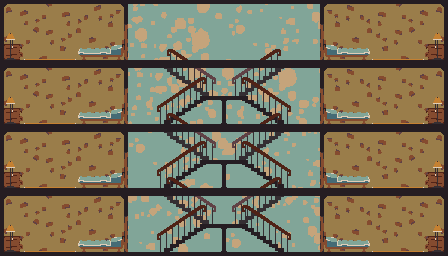
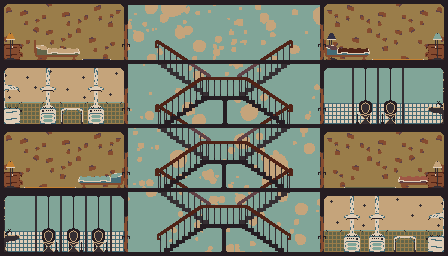
Layered file, before and after one edit (w=448, h=256). Changes by layer:
moved "Door" (2nd of 8, in "Room 4 Left") into group "Room 4 Left", painted on it over bbox(122, 24, 326, 124)
moved "Room" (2nd of 8, in "Room 4 Left") into group "Room 4 Left", painted on it over bbox(4, 4, 444, 124)
moved "Background" (2nd of 9, in "Room 4 Left") into group "Room 4 Left", painted on it over bbox(4, 4, 444, 124)
moved "Door" (4th of 8, in "Room 2 Left") into group "Room 2 Left", painted on it over bbox(122, 152, 326, 252)
moved "Room" (4th of 8, in "Room 2 Left") into group "Room 2 Left", painted on it over bbox(4, 128, 444, 252)
moved "Background" (4th of 9, in "Room 2 Left") into group "Room 2 Left", painted on it over bbox(4, 128, 444, 252)
moved "Door" (5th of 8, in "Toilet 3") into group "Toilet 3", painted on it over bbox(122, 24, 326, 124)
moved "Room" (5th of 8, in "Toilet 3") into group "Toilet 3", painted on it over bbox(4, 4, 444, 124)
moved "Layer 1" (1st of 2, in "Toilet 3") into group "Toilet 3", painted on it over bbox(242, 68, 404, 252)
moved "Background" (5th of 9, in "Toilet 3") into group "Toilet 3", painted on it over bbox(4, 4, 444, 124)
moved "Door" (7th of 8, in "Kitchen") into group "Kitchen", painted on it over bbox(122, 152, 326, 252)
moved "Room" (7th of 8, in "Kitchen") into group "Kitchen", painted on it over bbox(4, 128, 444, 252)
moved "Background" (7th of 9, in "Kitchen") into group "Kitchen", painted on it over bbox(4, 132, 444, 252)
moved "Layer 1" (2nd of 2, in "Toilet") into group "Toilet", painted on it over bbox(35, 141, 291, 252)
moved "Stairs low" (1st of 3, in "Stairs2 3") into group "Stairs2 3", painted on it over bbox(159, 96, 291, 252)
moved "Stairs high" (1st of 3, in "Stairs2 3") into group "Stairs2 3", painted on it over bbox(158, 64, 290, 224)
painted on "Background" (9th of 9) over bbox(4, 4, 444, 252)
…and 102 more changes (32 added, 20 painted, 50 removed, 20 stack)
